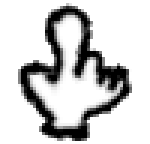
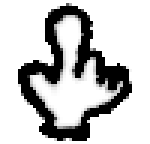
Comparing the layer stacks of the two 150px x 144px images. Changes:
painted on "Calque copié #1" over [18, 3, 132, 141]
